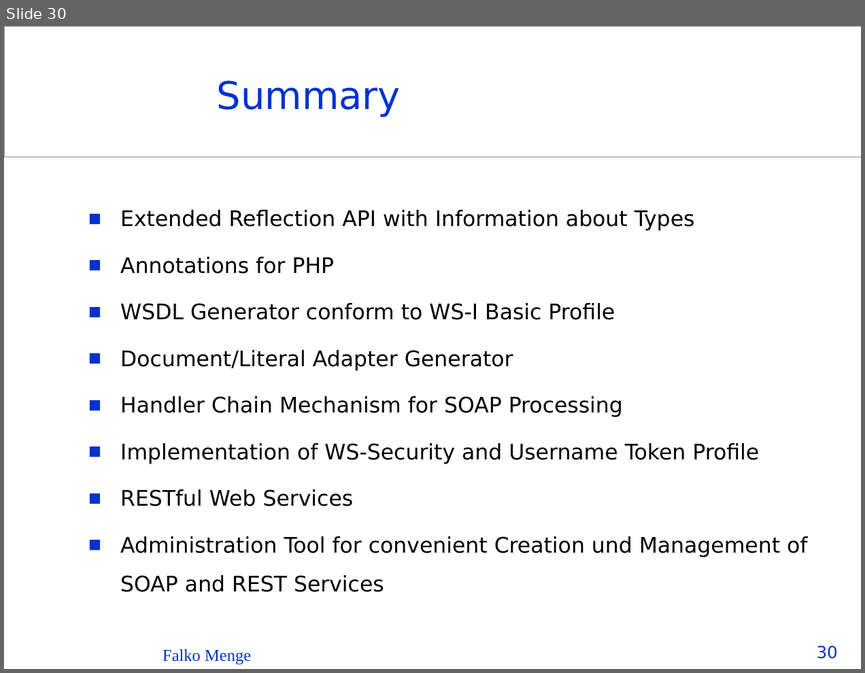
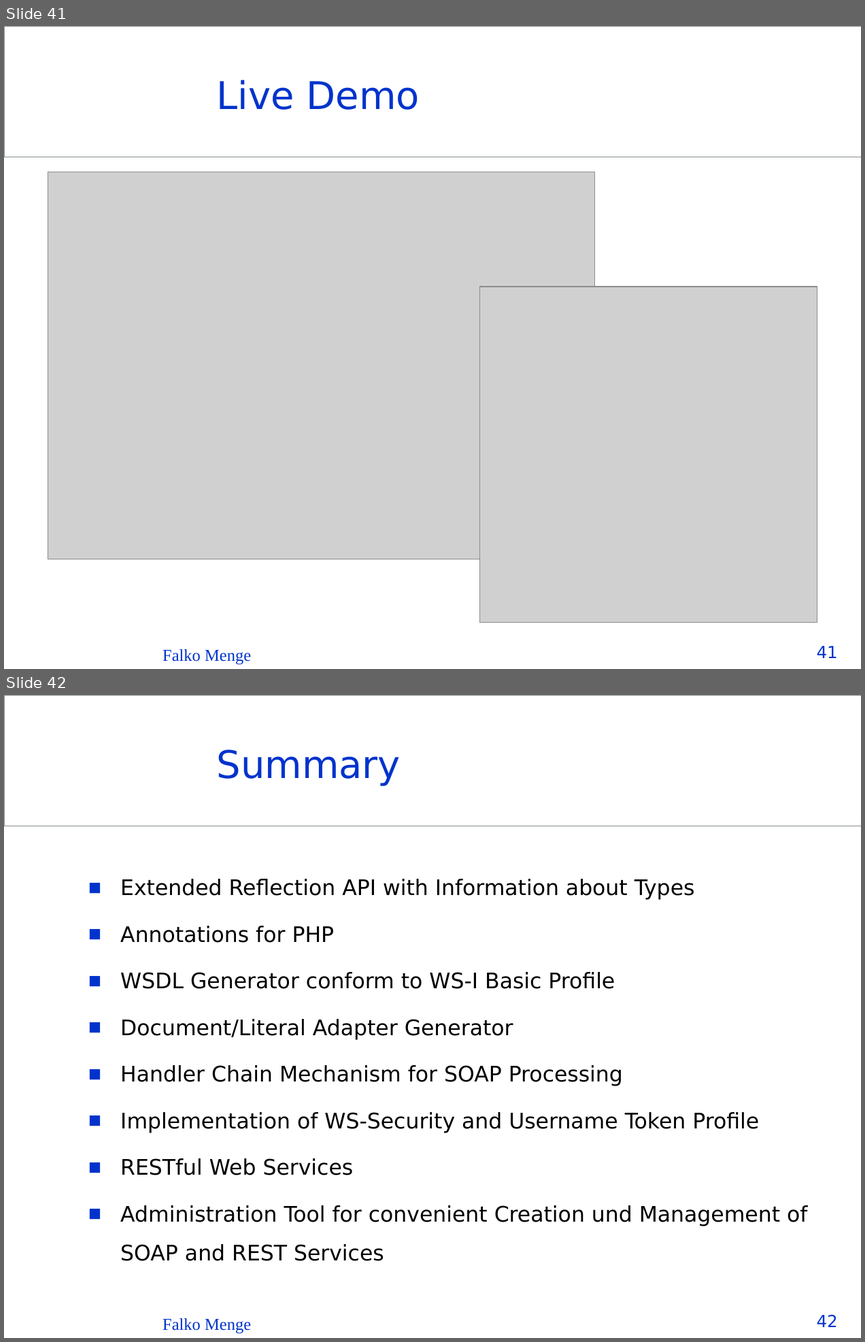
Before and after one commit to Seb35/InstantSVC, a slide deck: doc/presentations/InstantSVC - The PHP Web Service Builder.ppt. Shown one above the other, each under a label of ours: slide 30 before the commit, slides 41 and 42 after it. The pictures are 865x673 and 865x1342 pixels, drawn with LibreOffice and Linux fonts; fonts in the diff are those of the drawing; grey boxes stand for pictures; background and template pictures are left out. Boxes give left, top, right and bottom in pixels: in the first picture for what was removed or moved away, otherwise in the second. Text is boxed around its words. In the diff, an @@ line names an element or a change of style, - is before the commit and + after.

```diff
--- a/doc/presentations/InstantSVC - The PHP Web Service Builder.ppt
+++ b/doc/presentations/InstantSVC - The PHP Web Service Builder.ppt
@@ slide 41 added at [4,26,861,669], background #FFFFFF; not listed: 1 template element that a slide beside it also shows @@
@@ title added at [217,80,419,110], 32 pt, text #0033CC @@
+Live Demo
@@ picture added at [48,172,594,558] @@
@@ picture added at [479,286,817,622] @@
@@ text added at [162,649,251,665], 14 pt, text #0033CC @@
+Falko Menge
@@ page number added at [817,645,838,658], 14 pt, text #0033CC @@
+41
@@ what was slide 30 is now slide 42 @@
@@ page number at [817,1314,838,1327]: text changed @@
-30
+42
```
Also in this commit, not shown: 22 slides changed, 7 other slides added.
